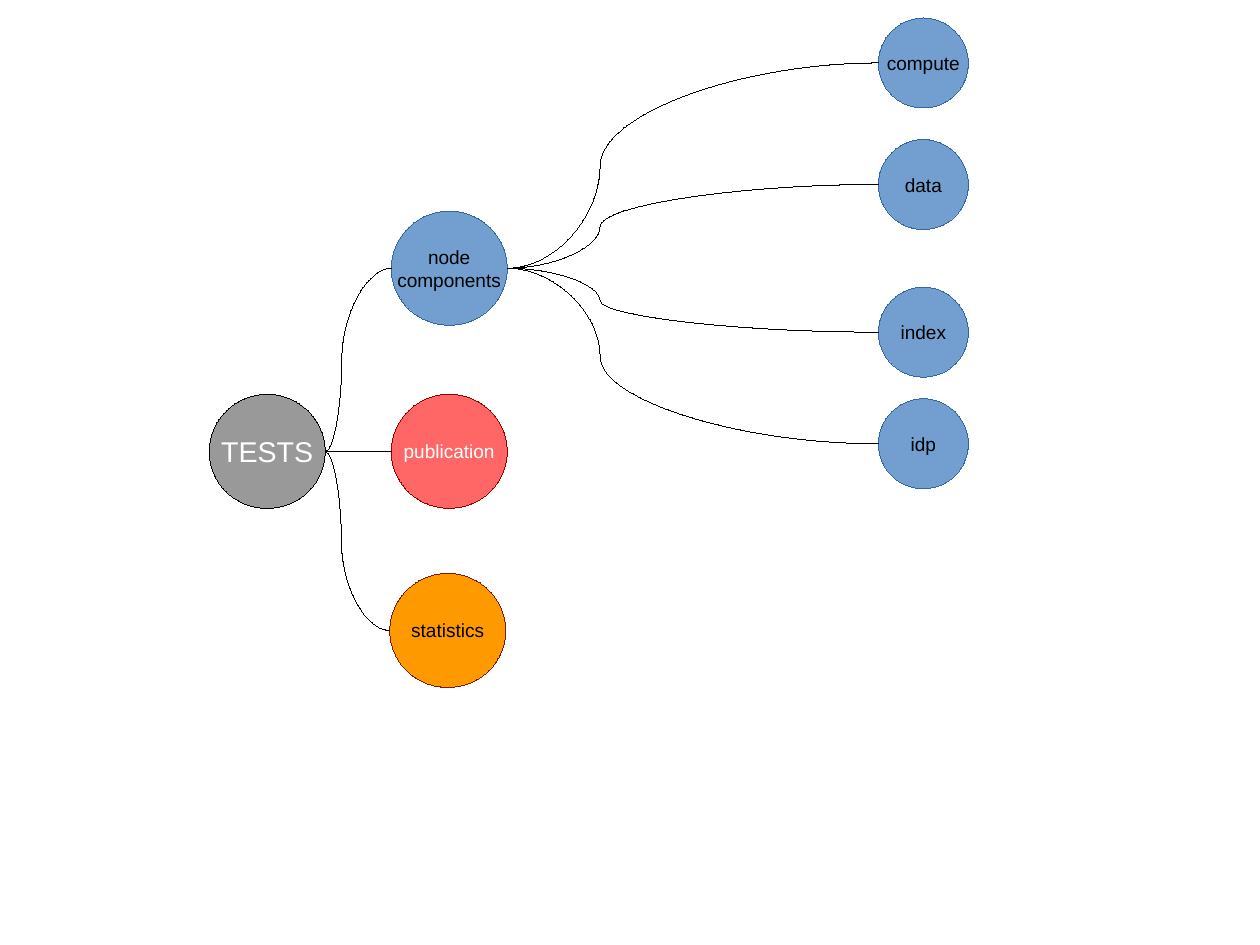
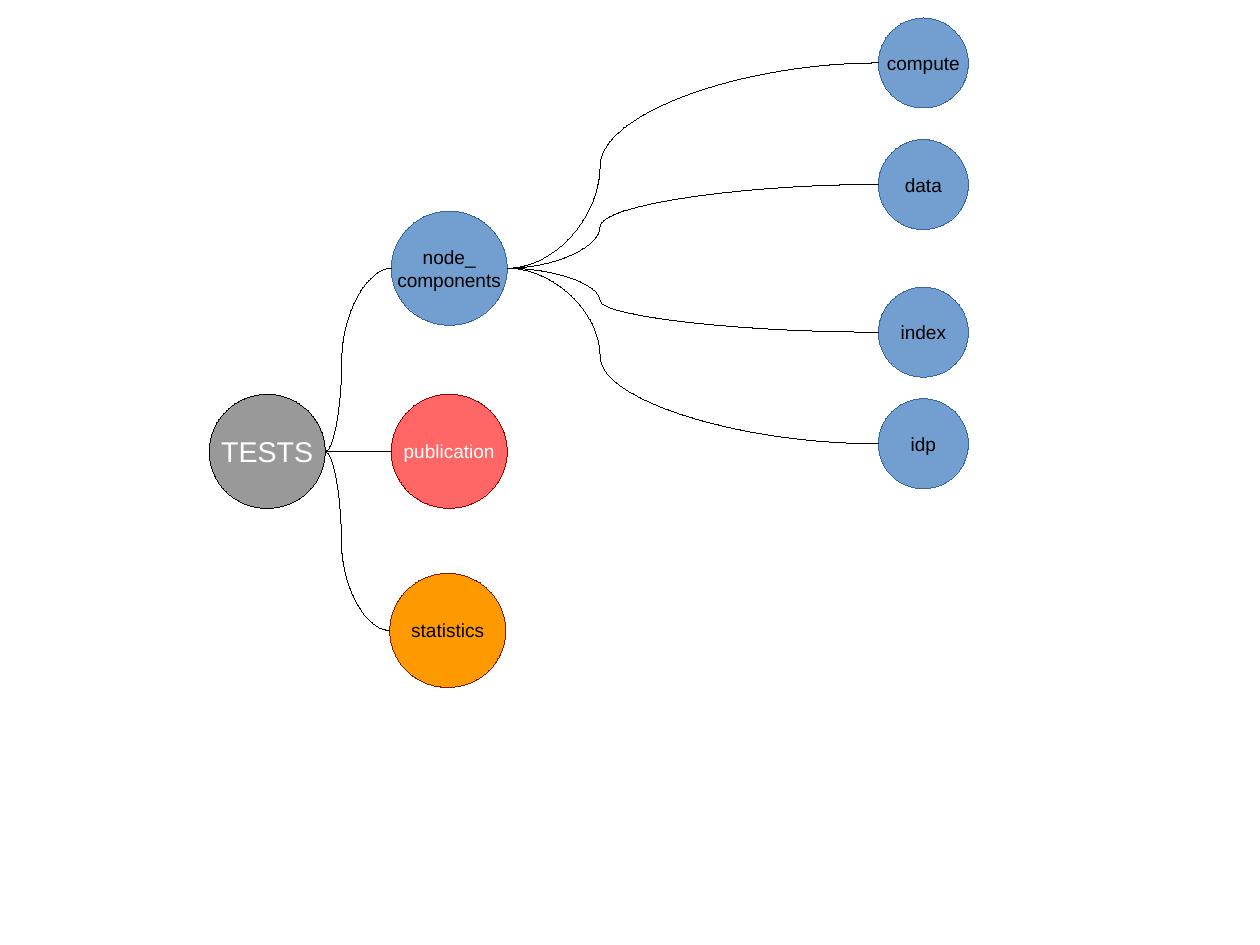
Before and after one commit to ESGF/esgf-test-suite, a slide deck: slide 1 of esgf-test-suite/doc/test_plan.odp. Drawn at 1260x945 pixels with LibreOffice and Linux fonts; fonts in the diff are those of the drawing. Boxes give left, top, right and bottom in pixels: in the first picture for what was removed or moved away, otherwise in the second. Text is boxed around its words. In the diff, an @@ line names an element or a change of style, - is before the commit and + after.

```diff
--- a/esgf-test-suite/doc/test_plan.odp
+++ b/esgf-test-suite/doc/test_plan.odp
@@ text in ellipse at bbox=[423, 250, 476, 268]: text changed @@
-node
+node_
```
Also in this commit, not shown: 1 other file.
